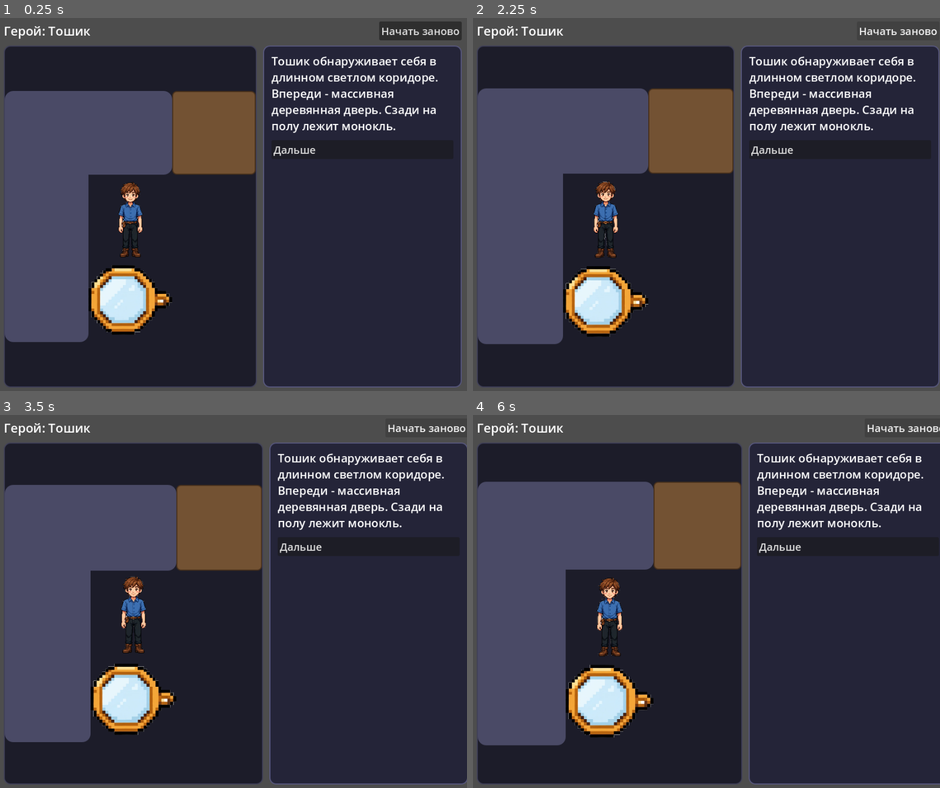
Above: before the commit, frames 1-4 (two rows, left to right).
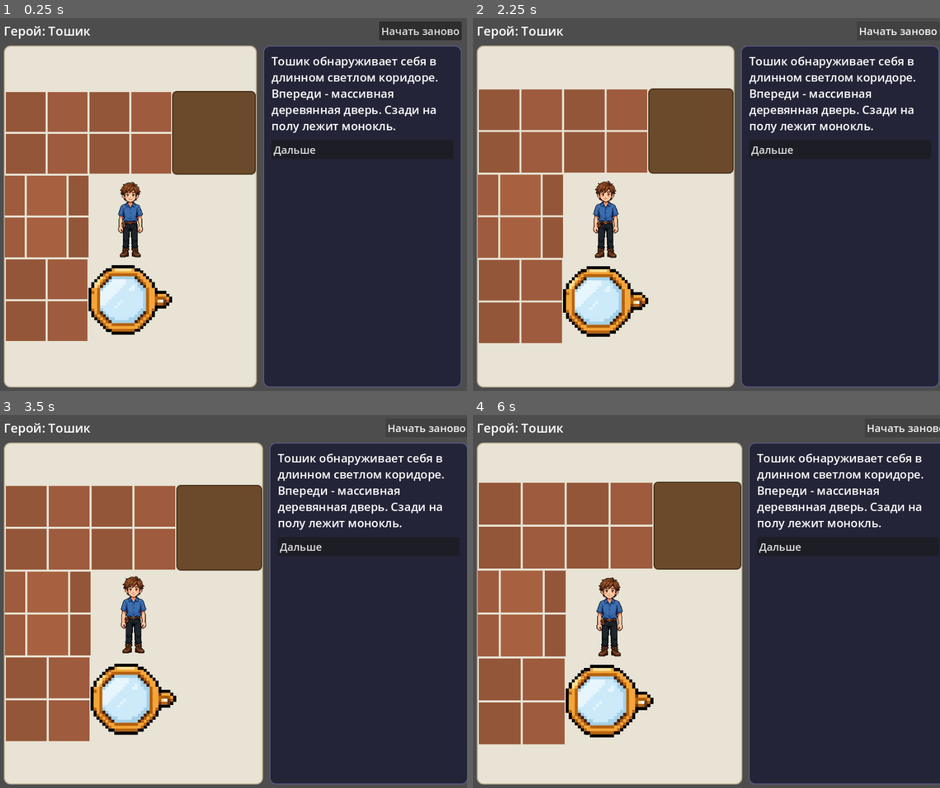
Above: after the commit, the same moments.

Repository: ssokratov/tnquest_godot
Game: Godot game, scene res://scenes/main.tscn
The game is run twice, just before and just after one commit, with the same random seed, the same clock (stepped at 60 frames per second) and the same inputs.
Inputs:
- Up to frame 1 (0.25 s): no input
- Up to frame 2 (2.25 s): click "Начать заново" at 0.5 s; click "Начать заново" at 1.25 s; click "Начать заново" at 2 s
- Up to frame 3 (3.5 s): click "Начать заново" at 2.75 s
- Up to frame 4 (6 s): click "Начать заново" at 3.5 s; click "Начать заново" at 4.25 s; click "Начать заново" at 5 s; click "Начать заново" at 5.75 s

The runs differ from the first frame. In frame 1, 43% of the frame differs, in the area x 0-56%, y 7-100%; in frame 2, 43%; in frame 3, 44%; in frame 4, 44%, in the area x 0-58%, y 7-100%.

Commit message:
Light scene background, brick walls, journal bullets, bold/italic font sizes

Diff:
--- a/scripts/main.gd
+++ b/scripts/main.gd
@@ -59,6 +59,14 @@
 
 const FALLBACK_CELL := 64
 const MIN_CELL := 40
+# Light scene palette (the user picked a light scene so the remaining
+# white sprite fringe blends in instead of glowing on dark tiles).
+# The floor is the scene panel's own background, not a tile at all.
+const SCENE_BG := Color(0.91, 0.89, 0.83)
+const ROAD_COLOR := Color(0.78, 0.73, 0.62)
+const DOOR_COLOR := Color(0.42, 0.29, 0.17)
+const DOOR_BORDER := Color(0.26, 0.17, 0.09)
+const BRICK_COLOR := Color(0.62, 0.36, 0.24)
 const NARROW_WIDTH := 760
 const SIDEBAR_WIDTH := 380
 const MOVE_CODES := ["t", "d", "l", "r", "i", "j"]
@@ -158,7 +166,7 @@
 	scene_panel = PanelContainer.new()
 	scene_panel.size_flags_horizontal = SIZE_EXPAND_FILL
 	scene_panel.size_flags_vertical = SIZE_EXPAND_FILL
-	scene_panel.add_theme_stylebox_override("panel", _panel_style(Color(0.11, 0.11, 0.16), Color(0.25, 0.25, 0.35)))
+	scene_panel.add_theme_stylebox_override("panel", _panel_style(SCENE_BG, Color(0.72, 0.67, 0.57)))
 	game_row.add_child(scene_panel)
 	var scene_center := CenterContainer.new()
 	scene_panel.add_child(scene_center)
@@ -195,7 +203,13 @@
 	dialog_label = RichTextLabel.new()
 	dialog_label.bbcode_enabled = true
 	_set_fit_content(dialog_label)
+	# RichTextLabel keeps a separate size per run style: overriding
+	# only normal_font_size left bold/italic runs at the default 16,
+	# which is why marked-up words rendered oddly small on Web.
 	dialog_label.add_theme_font_size_override("normal_font_size", 22)
+	dialog_label.add_theme_font_size_override("bold_font_size", 22)
+	dialog_label.add_theme_font_size_override("italics_font_size", 22)
+	dialog_label.add_theme_font_size_override("bold_italics_font_size", 22)
 	dialog_label.size_flags_horizontal = SIZE_EXPAND_FILL
 	sidebar_box.add_child(dialog_label)
 
@@ -284,6 +298,44 @@
 	call_deferred("_refresh_fonts")
 
 
+# --- procedural brick texture (walls) --------------------------------------
+# 256x256, two courses per cell, half-brick offset on odd rows, so the
+# pattern tiles seamlessly across neighbouring wall cells (each cell
+# stretches the same square texture). Per-brick shade varies by a hash
+# of parity/course/index, so it never flickers between refreshes.
+var brick_textures := {}
+
+
+func _brick_texture(parity: int) -> Texture2D:
+	if parity in brick_textures:
+		return brick_textures[parity]
+	var s := 256
+	var img := Image.create(s, s, false, Image.FORMAT_RGBA8)
+	img.fill(SCENE_BG)
+	var course_h := 128
+	var brick_w := 128
+	var gap := 6
+	for course in 2:
+		var y0 := course * course_h + gap / 2
+		var y1 := (course + 1) * course_h - gap / 2
+		var offset := 0 if parity == 0 else -brick_w / 2
+		var idx := 0
+		var x := offset
+		while x < s:
+			var x0 := x + gap / 2
+			var x1 := x + brick_w - gap / 2
+			var shade := 0.94 + 0.06 * ((parity * 7 + course * 3 + idx) % 3)
+			var col := Color(BRICK_COLOR.r * shade, BRICK_COLOR.g * shade, BRICK_COLOR.b * shade, 1)
+			for py in range(y0, y1):
+				for px in range(max(x0, 0), min(x1, s)):
+					img.set_pixel(px, py, col)
+			idx += 1
+			x += brick_w
+	var tex := ImageTexture.create_from_image(img)
+	brick_textures[parity] = tex
+	return tex
+
+
 # --- procedural arrow icons (font-independent, so Web never shows tofu) ---
 
 func _in_triangle(px: float, py: float, ax: float, ay: float, bx: float, by: float, cx: float, cy: float) -> bool:
@@ -343,7 +395,13 @@
 	hero_label.add_theme_font_size_override("font_size", _scaled(24))
 	reset_button.add_theme_font_size_override("font_size", _scaled(20))
 	dialog_label.add_theme_font_size_override("normal_font_size", _scaled(22))
+	dialog_label.add_theme_font_size_override("bold_font_size", _scaled(22))
+	dialog_label.add_theme_font_size_override("italics_font_size", _scaled(22))
+	dialog_label.add_theme_font_size_override("bold_italics_font_size", _scaled(22))
 	modal_text.add_theme_font_size_override("normal_font_size", _scaled(22))
+	modal_text.add_theme_font_size_override("bold_font_size", _scaled(22))
+	modal_text.add_theme_font_size_override("italics_font_size", _scaled(22))
+	modal_text.add_theme_font_size_override("bold_italics_font_size", _scaled(22))
 	text_input.add_theme_font_size_override("font_size", _scaled(20))
 	submit_button.add_theme_font_size_override("font_size", _scaled(20))
 	feedback_label.add_theme_font_size_override("font_size", _scaled(16))
@@ -467,6 +525,9 @@
 	modal_text.bbcode_enabled = true
 	_set_fit_content(modal_text)
 	modal_text.add_theme_font_size_override("normal_font_size", 22)
+	modal_text.add_theme_font_size_override("bold_font_size", 22)
+	modal_text.add_theme_font_size_override("italics_font_size", 22)
+	modal_text.add_theme_font_size_override("bold_italics_font_size", 22)
 	card_box.add_child(modal_text)
 	modal_answers = VBoxContainer.new()
 	modal_answers.add_theme_constant_override("separation", 8)
@@ -496,11 +557,14 @@
 	# emoji glyph is ever drawn as text: doors and marks are coloured
 	# panels, so the web build cannot show tofu for them.
 	if emoji == "⬛️":
-		return _merged_style(Color(0.29, 0.29, 0.4), up_same, down_same, left_same, right_same)
+		# Flat mortar background; the brick texture child (added in
+		# _refresh) covers it. Square corners: bricks are square, and
+		# the texture tiles seamlessly across cells as it is.
+		return _panel_style(SCENE_BG, Color(0, 0, 0, 0), 0)
 	if emoji == "🕳":
-		return _merged_style(Color(0.24, 0.24, 0.33), up_same, down_same, left_same, right_same)
+		return _merged_style(ROAD_COLOR, up_same, down_same, left_same, right_same)
 	if emoji == "🚪":
-		return _panel_style(Color(0.45, 0.32, 0.2), Color(0.28, 0.19, 0.11), 8)
+		return _panel_style(DOOR_COLOR, DOOR_BORDER, 8)
 	if emoji == "✖️":
 		return _panel_style(Color(0.2, 0.17, 0.26), Color(0, 0, 0, 0), 10)
 	# Everything else (floor, hero, characters, items) sits directly on
@@ -556,10 +620,18 @@
 				same.call(x, y - 1), same.call(x, y + 1),
 				same.call(x - 1, y), same.call(x + 1, y)))
 			scene_grid.add_child(cell)
-			# Walls, roads, bare floor, doors and marks are pure
-			# background shapes: nothing is drawn inside them (their
-			# emoji are never rendered as text, so no tofu on Web).
-			if not is_player and emoji in ["⬛️", "🕳", "▫️", "🚪", "✖️"]:
+			# Walls get a brick texture child (row parity alternates
+			# the course offset); roads, bare floor, doors and marks
+			# are pure background shapes: nothing is drawn inside them
+			# (their emoji are never rendered as text, so no tofu).
+			if not is_player and emoji == "⬛️":
+				var brick := TextureRect.new()
+				brick.texture = _brick_texture(y % 2)
+				brick.expand_mode = TextureRect.EXPAND_IGNORE_SIZE
+				brick.stretch_mode = TextureRect.STRETCH_SCALE
+				cell.add_child(brick)
+				continue
+			if not is_player and emoji in ["🕳", "▫️", "🚪", "✖️"]:
 				continue
 			if is_player:
 				var frames := _sprite_frames(SPRITES.get(dlg_hero, "toshik"))
--- a/scripts/quest_engine.gd
+++ b/scripts/quest_engine.gd
@@ -316,4 +316,6 @@
 	if quest not in journal_all:
 		return ""
 	var mark := "✔️" if quest in journal_finished else "✖️"
-	return mark + " " + text + "\n"
+	# The bullet survives the Web emoji strip (which removes the marks),
+	# so the journal still reads as a list there.
+	return "• " + mark + " " + text + "\n"
